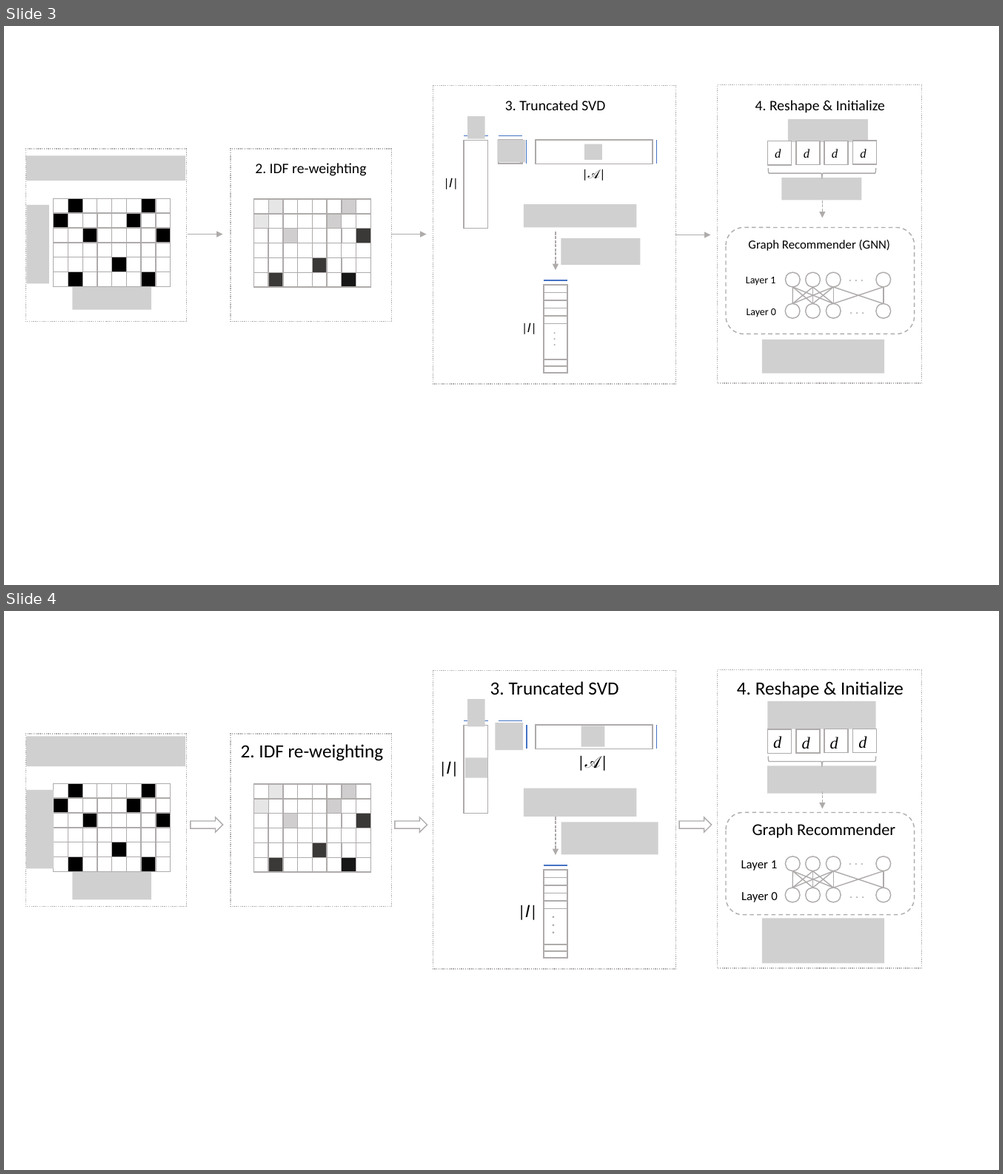
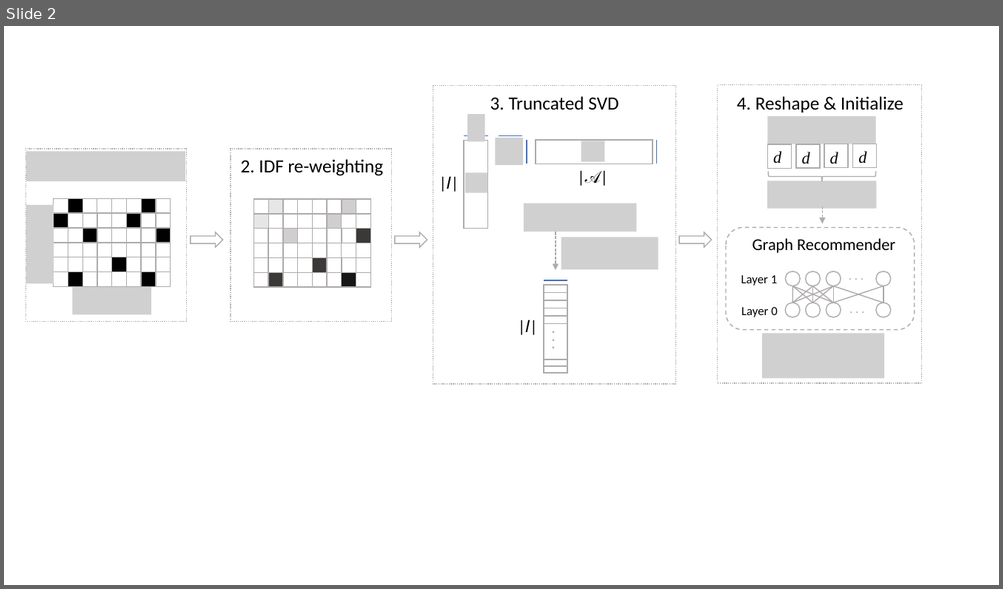
Before and after one commit to beckyhsuxp/RA-GARK, a slide deck: Document/graph/gragh.pptx. Shown one above the other, each under a label of ours: slides 3 and 4 before the commit, slide 2 after it. The pictures are 1003x1174 and 1003x589 pixels, drawn with LibreOffice and Linux fonts; fonts in the diff are those of the drawing; grey boxes stand for pictures; background and template pictures are left out. Boxes give left, top, right and bottom in pixels: in the first picture for what was removed or moved away, otherwise in the second. Text is boxed around its words. In the diff, an @@ line names an element or a change of style, - is before the commit and + after.

```diff
--- a/Document/graph/gragh.pptx
+++ b/Document/graph/gragh.pptx
@@ slide 3 removed at (4,26,999,585), background #FFFFFF @@
@@ rectangle removed at (433,86,675,384) @@
@@ rectangle removed at (717,85,922,383) @@
@@ text removed at (505,100,605,110) @@
-3. Truncated SVD
@@ text removed at (755,100,885,113) @@
-4. Reshape & Initialize
@@ picture removed at (788,119,868,142) @@
@@ rectangle removed at (25,149,187,322) @@
@@ picture removed at (26,156,185,181) @@
@@ rectangle removed at (230,149,391,322) @@
@@ group removed at (497,136,526,164): 5 lines, 1 rectangle, 1 picture @@
@@ group removed at (767,141,876,166): 4 rectangles, 4 texts @@
-d
-d
-d
-d
@@ text removed at (255,163,366,176) @@
-2. IDF re-weighting
@@ group removed at (449,116,487,228): 1 line, 1 rectangle, 1 picture, 1 text @@
-|𝐼|
@@ group removed at (535,140,657,178): 1 rectangle, 1 picture, 1 line, 1 text @@
-|𝒜|
@@ left brace removed at (768,168,876,178) @@
@@ picture removed at (782,178,861,200) @@
@@ arrow removed from (822, 201) to (822, 218) @@
@@ picture removed at (26,205,48,284) @@
@@ picture removed at (523,204,637,227) @@
@@ arrow removed from (188, 234) to (222, 234) @@
@@ arrow removed from (391, 234) to (427, 234) @@
@@ arrow removed from (555, 232) to (555, 270) @@
@@ picture removed at (560,238,640,265) @@
@@ arrow removed from (675, 235) to (711, 235) @@
@@ picture removed at (73,287,152,309) @@
@@ group removed at (54,198,170,287): 48 rectangles @@
@@ group removed at (254,199,371,288): 48 rectangles @@
@@ group removed at (527,281,569,373): 8 lines, 2 texts, 1 rectangle @@
-. . .
-|𝐼|
@@ group removed at (726,227,914,334): 12 lines, 8 ellipses, 5 texts, 1 rounded rectangle @@
-Graph Recommender (GNN)
-. . .
-. . .
-Layer 1
-Layer 0
@@ picture removed at (762,340,885,374) @@
@@ what was slide 4 is now slide 2 @@
```
Also in this commit, not shown: 1 slide changed, 2 other slides removed, 3 other files.
